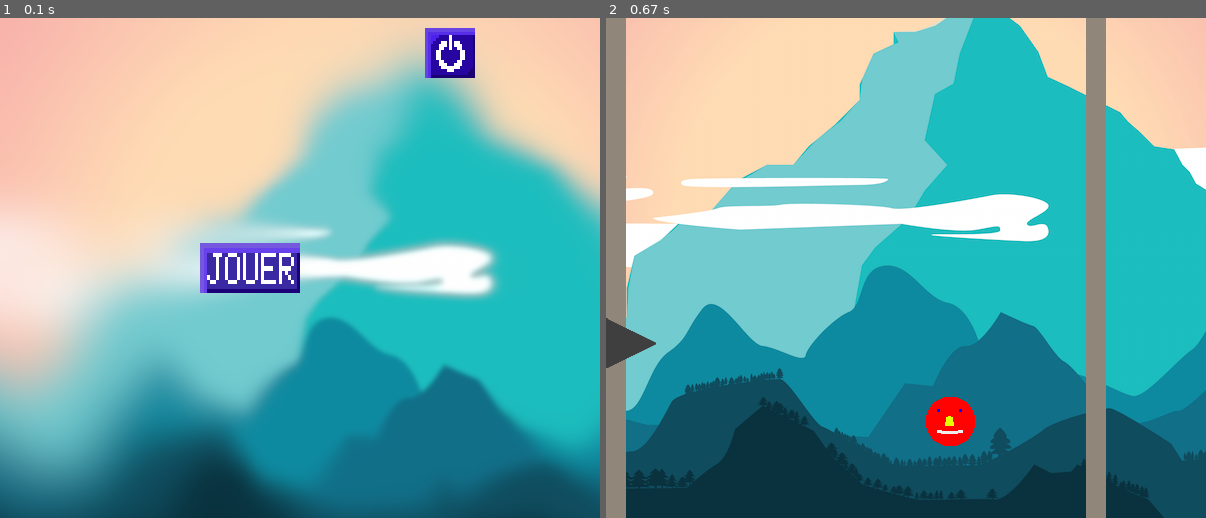
Above: before the commit, frames 1-2 (left to right).
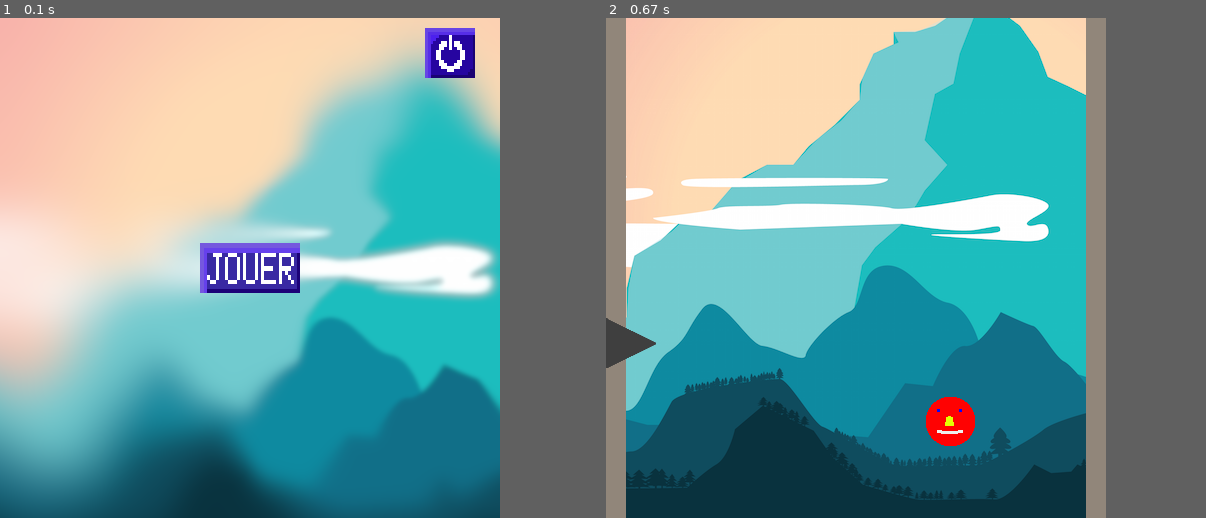
Above: after the commit, the same moments.

Repository: Wissi00/Projet-CMI
Game: pygame game, started from Main.py
The game is run twice, just before and just after one commit, with the same random seed, the same clock (stepped at 60 frames per second) and the same inputs.
Inputs (mouse positions are in pixels of both pictures, inside the frame that each line leads up to):
- Up to frame 1 (0.1 s): no input
- Up to frame 2 (0.67 s): click (858, 268) at 0.38 s
In our replay, the window is 600x500 before the commit and 500x500 after it. These sizes can differ from the game's own. Grey fills any space a smaller window leaves; there, only what the larger window draws over its background counts as a difference.

The runs differ from the first frame. In frame 1, 8.5% of the frame differs, in the area x 83-100%, y 0-100%; in frame 2, 9.0%.

Commit message:
resizable

Diff:
--- a/Variables.py
+++ b/Variables.py
@@ -1,11 +1,13 @@
 import pygame
 from Buttons import Button
+from pygame.locals import *
 
 global hauteur
 hauteur = 0
 global plafond
 plafond = 150
-screen = pygame.display.set_mode((600, 500))
+size = [500,500]
+screen = pygame.display.set_mode(size, RESIZABLE)
 placeHolder=pygame.image.load("sprites/placeHolder.png")
 Jouer=pygame.image.load("sprites/Jouer.png")
 Power=pygame.image.load("sprites/Power.png")
